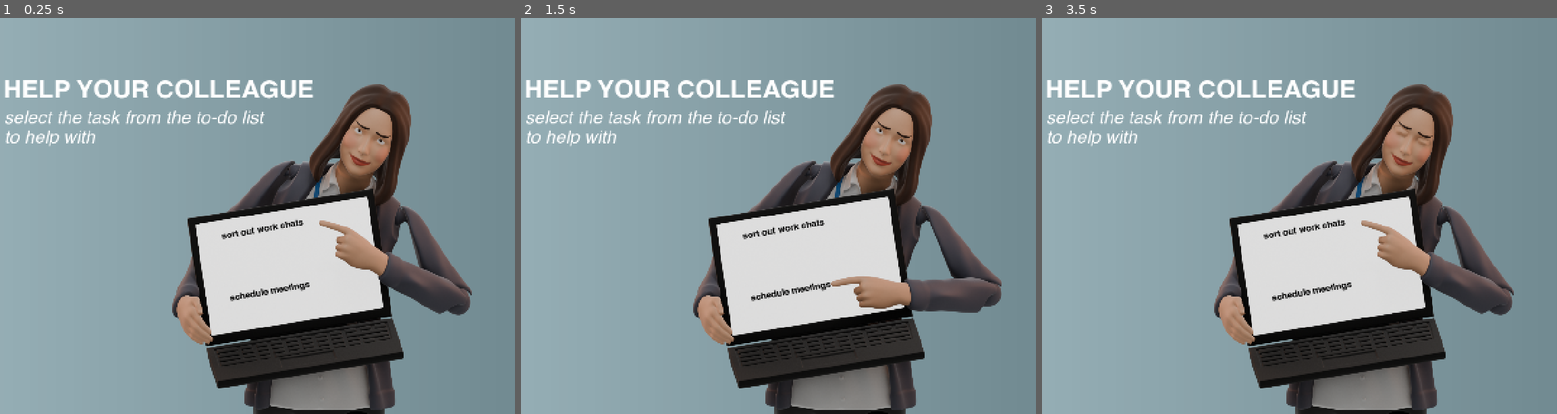
Above: before the commit, frames 1-3 (left to right).
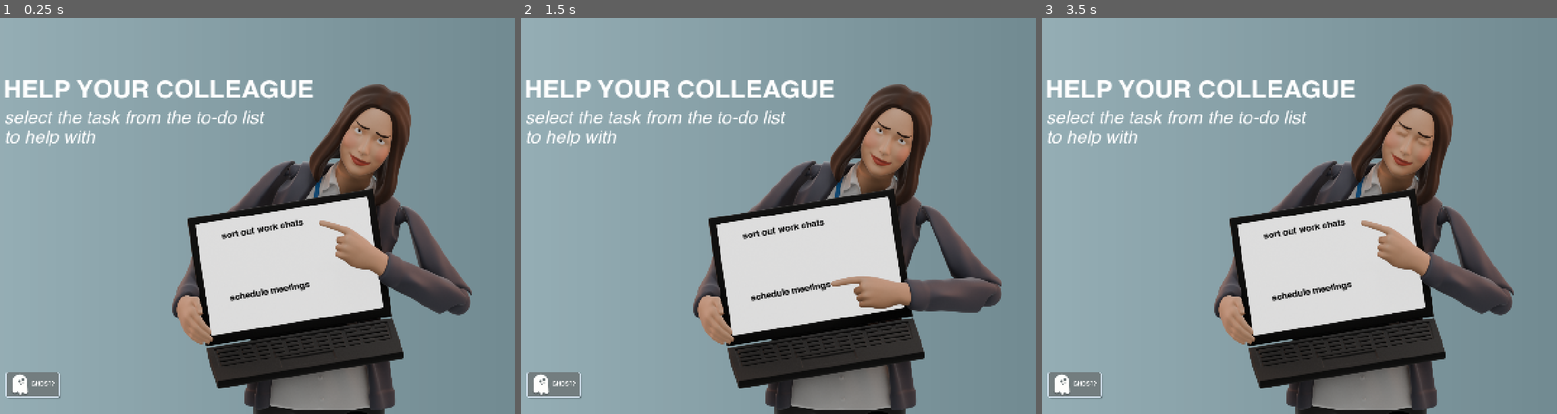
Above: after the commit, the same moments.

Repository: grkovalev/office-game
Game: Godot game, scene res://menugamepick.tscn
Two runs of this game, one before a commit and one after it. Both use one fixed random seed, a clock stepped at 60 frames per second and the inputs below. This scene is started directly instead of the project's main scene.
Inputs (mouse positions are in pixels of both pictures, inside the frame that each line leads up to):
- Up to frame 1 (0.25 s): no input
- Up to frame 2 (1.5 s): click (727, 235) at 0.52 s; click (727, 235) at 1.27 s
- Up to frame 3 (3.5 s): click (1248, 235) at 2.02 s; tap Enter at 2.75 s; move the mouse to (1407, 196) at 2.77 s; tap R at 2.85 s; click (1407, 196) at 2.92 s; tap Space at 3.02 s

The runs differ from the first frame. In frame 1, 0.7% of the frame differs, in the area x 1-12%, y 89-97%; in frame 2, 0.7%; in frame 3, 0.7%.

Commit message:
added exit ghost button

Diff:
--- a/menugamepick.tscn
+++ b/menugamepick.tscn
@@ -11,6 +11,7 @@
 [ext_resource type="FontFile" uid="uid://crhysmfg7mn73" path="res://fonts/Helvetica-Oblique.ttf" id="9_iy517"]
 [ext_resource type="Texture2D" uid="uid://dktem4hvo45wn" path="res://ui_buttons/menugamepick/bookmarkbtn.png" id="10_kjn7q"]
 [ext_resource type="Script" uid="uid://cthnwkgja4w3y" path="res://animbttn.gd" id="11_vy2nc"]
+[ext_resource type="Texture2D" uid="uid://cgc2ig4irfg0b" path="res://ui_buttons/menugamepick/ghostbtn.png" id="12_vy2nc"]
 
 [sub_resource type="Gradient" id="Gradient_mxn5k"]
 colors = PackedColorArray(0.5897706, 0.686903, 0.71425915, 1, 0.44313726, 0.5411765, 0.5686275, 1)
@@ -138,3 +139,11 @@
 theme_override_font_sizes/font_size = 25
 text = "schedule meetings"
 vertical_alignment = 1
+
+[node name="exitbtn" type="TextureButton" parent="." unique_id=1818713821]
+offset_left = 85.0
+offset_top = 974.0
+offset_right = 250.0
+offset_bottom = 1064.0
+texture_normal = ExtResource("12_vy2nc")
+script = ExtResource("11_vy2nc")
Binary file added: ui_buttons/menugamepick/ghostbtn.png
Not shown, added: ui_buttons/menugamepick/ghostbtn.png.import
